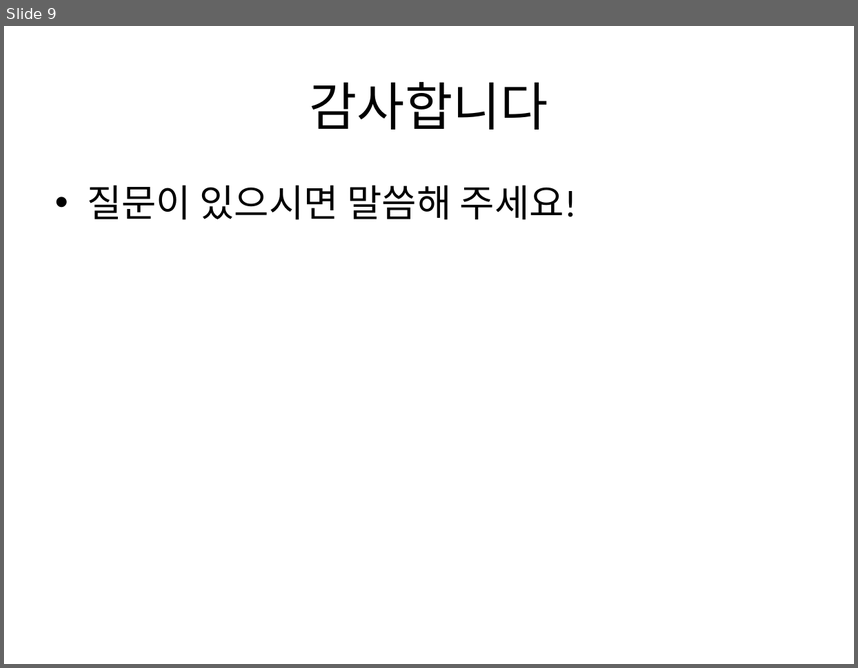
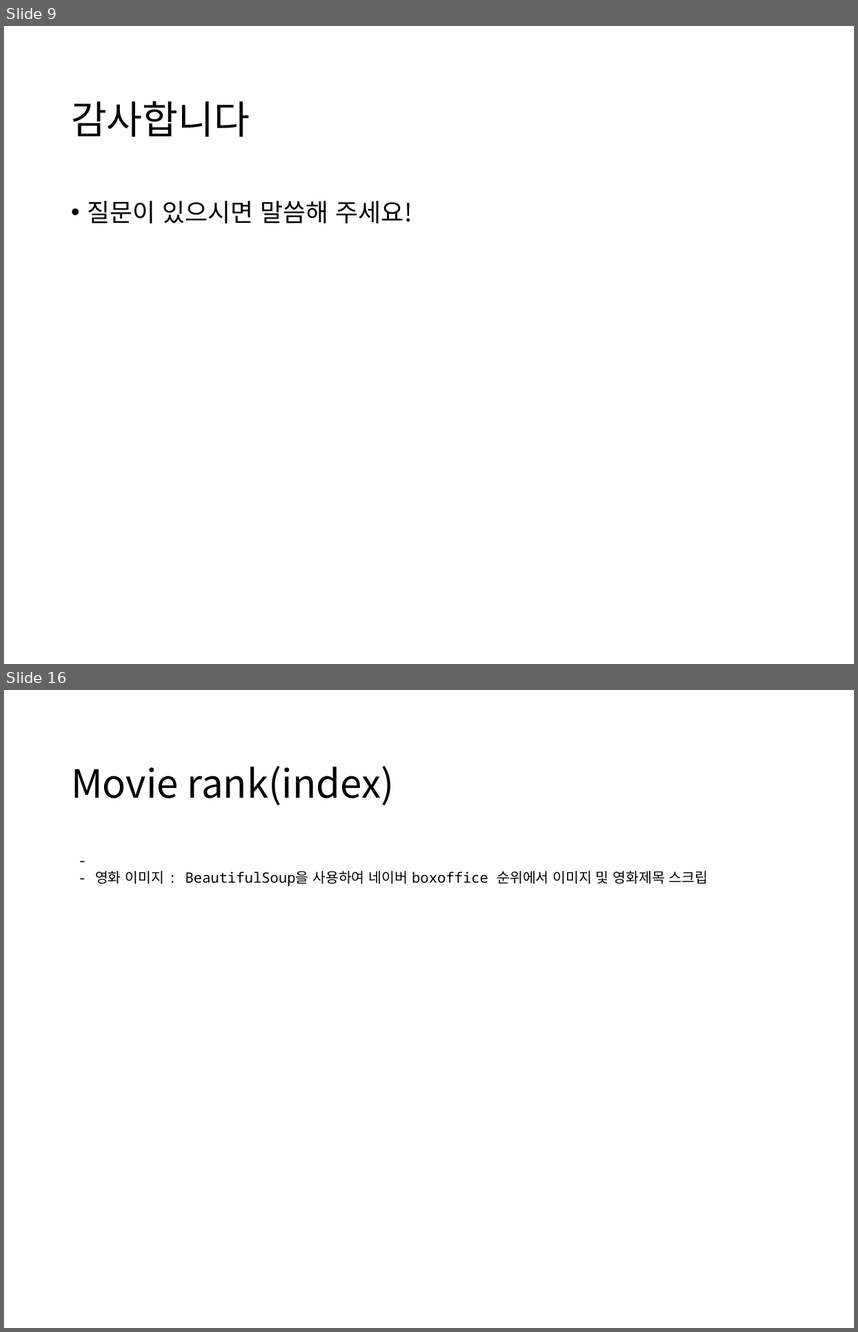
Before and after one commit to junhyuk000/PopcornAPP, a slide deck: MovieInfoAPP_Presentation.pptx. Shown one above the other, each under a label of ours: slide 9 before the commit, slides 9 and 16 after it; the slides between them are not shown. The pictures are 858x668 and 858x1332 pixels, drawn with LibreOffice and Linux fonts; fonts in the diff are those of the drawing. Boxes give left, top, right and bottom in pixels: in the first picture for what was removed or moved away, otherwise in the second. Text is boxed around its words. In the diff, an @@ line names an element or a change of style, - is before the commit and + after.

```diff
--- a/MovieInfoAPP_Presentation.pptx
+++ b/MovieInfoAPP_Presentation.pptx
@@ slide 16 added at box(4, 690, 854, 1328), background #FFFFFF @@
@@ title added at box(71, 766, 395, 805), 33 pt, text #000000 @@
+Movie rank(index)
@@ text added at box(95, 871, 708, 886), 12 pt, text #000000 @@
+-
+- 영화 이미지 : BeautifulSoup을 사용하여 네이버 boxoffice 순위에서 이미지 및 영화제목 스크립
@@ slide 9 changed as well @@
@@ title "감사합니다": place and size @@
-title "감사합니다" at box(310, 82, 548, 129)
+title "감사합니다" at box(71, 101, 250, 137)
@@ title "감사합니다" at box(71, 101, 250, 137): size 44 to 33 pt, font Calibri to Noto Sans CJK KR; alignment centre to left; line spacing 1 to 0.9 @@
@@ text "질문이 있으시면 말씀해 주세요!": place and size @@
-text "질문이 있으시면 말씀해 주세요!" at box(87, 185, 577, 220)
+text "질문이 있으시면 말씀해 주세요!" at box(87, 201, 412, 223)
@@ text "질문이 있으시면 말씀해 주세요!" at box(87, 201, 412, 223): size 32 to 21 pt, font Calibri to Noto Sans CJK KR; indent changed; line spacing 1 to 0.9; more space between paragraphs @@
```
Also in this commit, not shown: 9 other slides changed, 6 other slides added, 2 other files.
